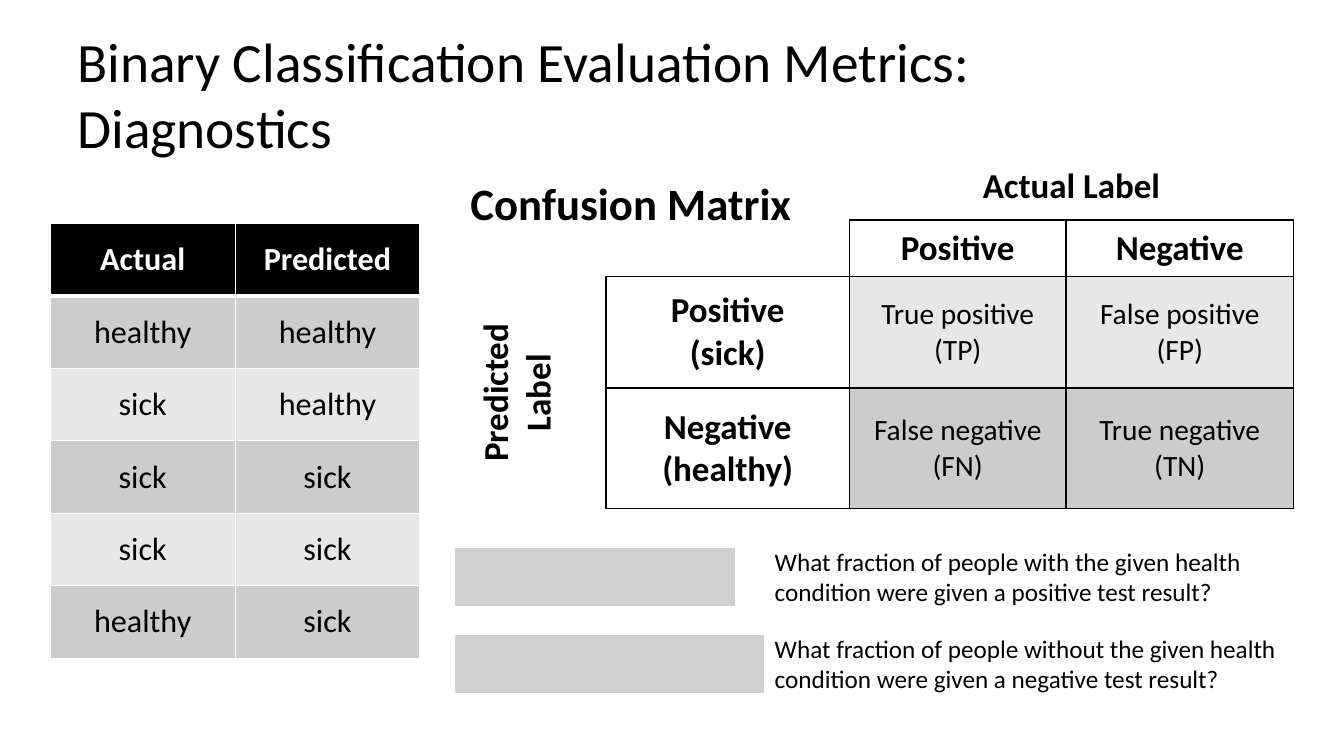
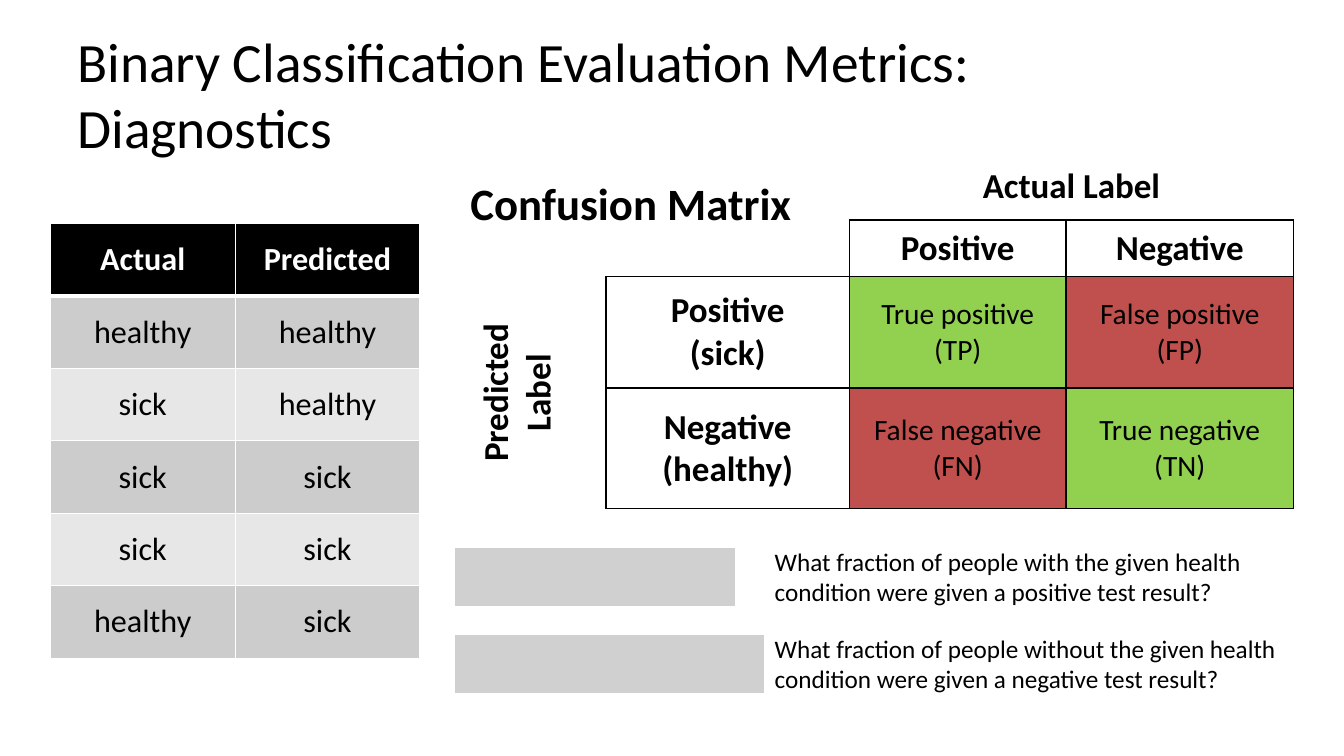
Before and after one commit to C4M-UofT/C4M-UofT.github.io, a slide deck: slide 62 of lectures/module3/3-1_ml_workflow/MachineLearning_tutorial.pptx. Drawn at 1344x756 pixels with LibreOffice and Linux fonts; fonts in the diff are those of the drawing; grey boxes stand for pictures. Boxes give left, top, right and bottom in pixels: in the first picture for what was removed or moved away, otherwise in the second. Text is boxed around its words. In the diff, an @@ line names an element or a change of style, - is before the commit and + after.

```diff
--- a/lectures/module3/3-1_ml_workflow/MachineLearning_tutorial.pptx
+++ b/lectures/module3/3-1_ml_workflow/MachineLearning_tutorial.pptx
@@ table at box(471, 153, 1295, 500) @@
@@ fill #E7E7E7 to #92D050 in row 3, column 3 @@
@@ fill #E7E7E7 to #C0504D in row 3, column 4 @@
@@ fill #CCCCCC to #C0504D in row 4, column 3 @@
@@ fill #CCCCCC to #92D050 in row 4, column 4 @@
```
Also in this commit, not shown: 7 other slides changed, 4 other files.
